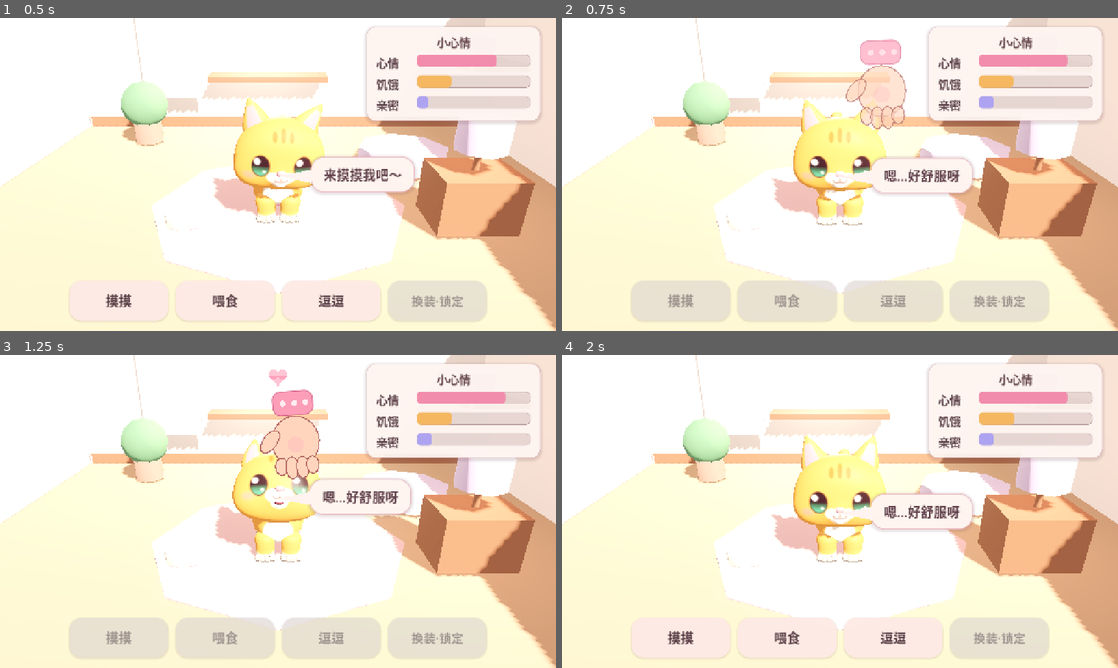
Above: before the commit, frames 1-4 (two rows, left to right).
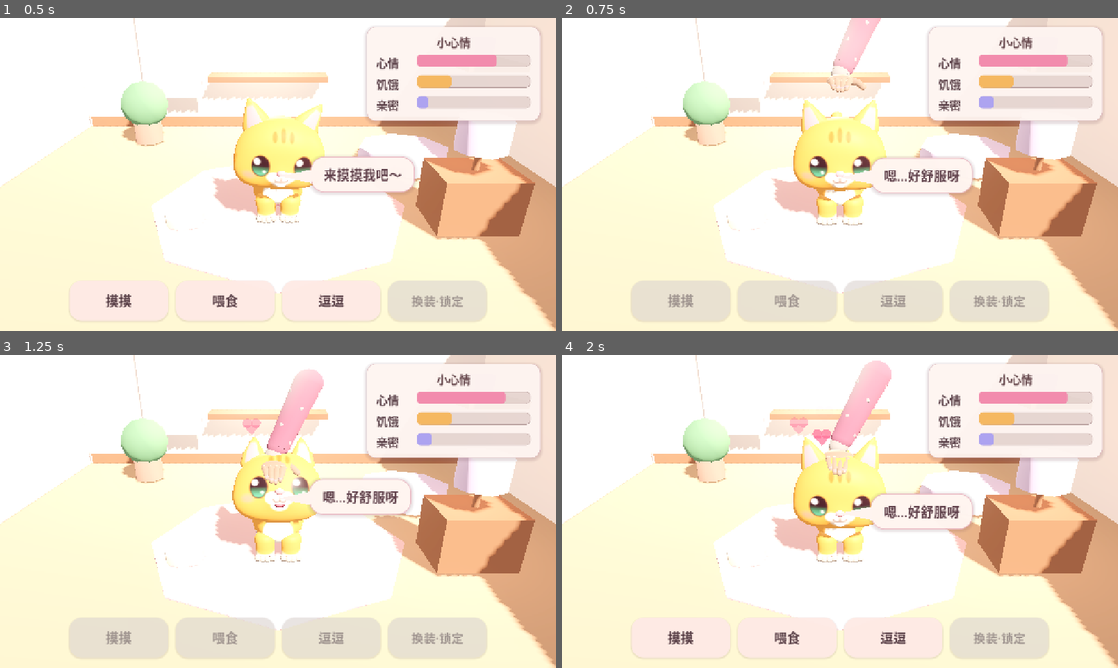
Above: after the commit, the same moments.

Repository: SkberLee/cute-cat-pet
Game: Godot game, scene res://scenes/main.tscn
Same seed, same stepped clock (60 frames per second), same inputs: the game is played once before the commit and once after it.
Inputs (mouse positions are in pixels of both pictures, inside the frame that each line leads up to):
- Up to frame 1 (0.5 s): no input
- Up to frame 2 (0.75 s): click "摸摸" at 0.5 s
- Up to frame 3 (1.25 s): no input
- Up to frame 4 (2 s): move the mouse to (962, 495) at 1.27 s; click (962, 495) at 1.42 s

Frame 1 is identical in both runs. In frame 2, 2.5% of the frame differs, in the area x 47-62%, y 0-36%; in frame 3, 3.4%, in the area x 38-59%, y 4-60%; in frame 4, 2.7%.

Commit message:
v0.2.5: refined 3D petting hand with natural stroke angle, refined felt toy mouse

Diff:
--- a/project.godot
+++ b/project.godot
@@ -5,7 +5,7 @@
 [application]
 
 config/name="治愈猫"
-config/version="0.2.4"
+config/version="0.2.5"
 config/description="送礼向轻养成电子宠物猫原型"
 run/main_scene="res://scenes/main.tscn"
 config/features=PackedStringArray("4.7", "Mobile")
--- a/scripts/cat_props.gd
+++ b/scripts/cat_props.gd
@@ -148,19 +148,7 @@
 				t.outer_radius = 0.118
 				_mi(ball, t, _mat(Color(0.97, 0.62, 0.82), 0.95), Vector3.ZERO, Vector3.ONE, Vector3(i * 1.0, i * 0.7, i * 0.4))
 		"mouse":
-			var m := Node3D.new()
-			m.name = "Spin"
-			m.scale = Vector3.ONE * 1.4
-			root.add_child(m)
-			var gm := _mat(Color(0.7, 0.68, 0.74), 0.85)
-			_mi(m, _sphere(0.1), gm, Vector3(0, 0.07, 0), Vector3(1.0, 0.75, 0.7))
-			_mi(m, _sphere(0.04), gm, Vector3(0.11, 0.06, 0), Vector3(1.1, 0.8, 0.8))
-			_mi(m, _sphere(0.035), _mat(Color(1.0, 0.6, 0.7)), Vector3(0.15, 0.065, 0))
-			_mi(m, _sphere(0.035), _mat(Color(1.0, 0.7, 0.78)), Vector3(0.07, 0.13, 0.055), Vector3(0.5, 1.0, 1.0))
-			_mi(m, _sphere(0.035), _mat(Color(1.0, 0.7, 0.78)), Vector3(0.07, 0.13, -0.055), Vector3(0.5, 1.0, 1.0))
-			_mi(m, _sphere(0.012), _mat(Color(0.1, 0.08, 0.1)), Vector3(0.135, 0.09, 0.03))
-			_mi(m, _sphere(0.012), _mat(Color(0.1, 0.08, 0.1)), Vector3(0.135, 0.09, -0.03))
-			_mi(m, _cyl(0.008, 0.012, 0.2), _mat(Color(1.0, 0.7, 0.78)), Vector3(-0.2, 0.04, 0), Vector3.ONE, Vector3(0, 0, PI / 2.0 - 0.3))
+			_build_mouse(root)
 		"laser":
 			var dot := _mi(root, _sphere(0.075), _mat(Color(0.95, 0.04, 0.1), 0.4, 1.3), Vector3(0, 0.012, 0), Vector3(1.0, 0.35, 1.0))
 			dot.name = "Dot"
@@ -172,3 +160,147 @@
 			l.position = Vector3(0, 0.1, 0)
 			root.add_child(l)
 	return root
+
+# ---------------------------------------------------------------- mouse model
+# Local frame: nose toward +X, tail toward -X, up = +Y, feet on y = 0.
+
+const MOUSE_X_REAR := -0.13
+const MOUSE_X_NOSE := 0.165
+const MOUSE_R := 0.088
+
+static func _mouse_r(x: float) -> float:
+	var t := clampf((x - MOUSE_X_REAR) / (MOUSE_X_NOSE - MOUSE_X_REAR), 0.0, 1.0)
+	return MOUSE_R * pow(maxf(sin(PI * pow(t, 0.72)), 0.0), 0.8)
+
+## Teardrop body of revolution around the X axis (smooth normals).
+static func _lathe_body(segs := 28, rings := 30) -> ArrayMesh:
+	var st := SurfaceTool.new()
+	st.begin(Mesh.PRIMITIVE_TRIANGLES)
+	for i in range(rings + 1):
+		var x := lerpf(MOUSE_X_REAR, MOUSE_X_NOSE, float(i) / rings)
+		var r := _mouse_r(x)
+		var dr := (_mouse_r(x + 0.002) - _mouse_r(x - 0.002)) / 0.004
+		for j in range(segs + 1):
+			var a := TAU * float(j) / segs
+			var n := Vector3(-dr, cos(a), sin(a)).normalized()
+			st.set_normal(n)
+			st.set_uv(Vector2(float(j) / segs, float(i) / rings))
+			st.add_vertex(Vector3(x, r * cos(a), r * sin(a)))
+	for i in rings:
+		for j in segs:
+			var i0 := i * (segs + 1) + j
+			var i1 := i0 + segs + 1
+			st.add_index(i0)
+			st.add_index(i1)
+			st.add_index(i0 + 1)
+			st.add_index(i0 + 1)
+			st.add_index(i1)
+			st.add_index(i1 + 1)
+	return st.commit()
+
+## Round tube swept along `pts` (radius tapers r0 -> r1).
+static func _tube(pts: Array, r0: float, r1: float, segs := 10) -> ArrayMesh:
+	var st := SurfaceTool.new()
+	st.begin(Mesh.PRIMITIVE_TRIANGLES)
+	var n := pts.size()
+	for i in n:
+		var p: Vector3 = pts[i]
+		var tan: Vector3 = ((pts[mini(i + 1, n - 1)] as Vector3) - (pts[maxi(i - 1, 0)] as Vector3)).normalized()
+		var side := tan.cross(Vector3(0, 0, 1))
+		if side.length() < 0.05:
+			side = tan.cross(Vector3(0, 1, 0))
+		side = side.normalized()
+		var up := side.cross(tan).normalized()
+		var r := lerpf(r0, r1, float(i) / (n - 1))
+		for j in range(segs + 1):
+			var a := TAU * float(j) / segs
+			var nn := (side * cos(a) + up * sin(a)).normalized()
+			st.set_normal(nn)
+			st.add_vertex(p + nn * r)
+	for i in n - 1:
+		for j in segs:
+			var i0 := i * (segs + 1) + j
+			var i1 := i0 + segs + 1
+			st.add_index(i0)
+			st.add_index(i1)
+			st.add_index(i0 + 1)
+			st.add_index(i0 + 1)
+			st.add_index(i1)
+			st.add_index(i1 + 1)
+	return st.commit()
+
+static func _build_mouse(root: Node3D) -> void:
+	var m := Node3D.new()
+	m.name = "Spin"
+	m.scale = Vector3.ONE * 1.9
+	root.add_child(m)
+	var felt := _mat(Color(0.64, 0.62, 0.74), 0.97)
+	var felt_light := _mat(Color(0.86, 0.84, 0.92), 0.97)
+	var pink := _mat(Color(1.0, 0.66, 0.76), 0.9)
+	var pink_soft := _mat(Color(1.0, 0.78, 0.84), 0.9)
+	var dark := _mat(Color(0.1, 0.08, 0.12), 0.25)
+	var thread := _mat(Color(0.5, 0.46, 0.58), 0.9)
+	var body_y := MOUSE_R * 0.84
+	var body := Node3D.new()
+	body.name = "Body"
+	body.position = Vector3(0, body_y, 0)
+	body.scale = Vector3(1.0, 0.84, 0.93)
+	m.add_child(body)
+	_mi(body, _lathe_body(), felt)
+	# lighter belly pillow
+	_mi(m, _sphere(0.06), felt_light, Vector3(0.0, 0.02, 0.0), Vector3(1.5, 0.42, 0.85))
+	# back seam: little cross-stitches along the spine
+	for i in 9:
+		var x := lerpf(-0.09, 0.09, i / 8.0)
+		var y := _mouse_r(x) * 0.84 + body_y - 0.001
+		_mi(m, _sphere(0.0065), thread, Vector3(x, y, 0.0), Vector3(1.6, 0.5, 0.55), Vector3(0, 0, 0.0))
+		_mi(m, _sphere(0.004), thread, Vector3(x, y + 0.001, 0.0), Vector3(0.5, 0.5, 1.9))
+	# rosy nose + tiny mouth bump
+	_mi(m, _sphere(0.02), pink, Vector3(MOUSE_X_NOSE - 0.004, body_y - 0.004, 0.0), Vector3(1.0, 0.9, 1.0))
+	# bead eyes with highlights
+	for sd in [-1.0, 1.0]:
+		var ex := 0.108
+		var ez: float = 0.047 * sd
+		var ey := body_y + 0.028
+		_mi(m, _sphere(0.0125), dark, Vector3(ex, ey, ez))
+		_mi(m, _sphere(0.0045), _mat(Color(1, 1, 1), 0.2, 0.8), Vector3(ex + 0.006, ey + 0.006, ez + 0.003 * sd))
+		# cheek blush
+		_mi(m, _sphere(0.016), _mat(Color(1.0, 0.7, 0.78), 0.9), Vector3(0.09, body_y - 0.012, 0.062 * sd), Vector3(0.6, 0.6, 0.35), Vector3(0, 0.3 * sd, 0))
+	# round ears with pink insides
+	for sd in [-1.0, 1.0]:
+		var ear := Node3D.new()
+		ear.position = Vector3(0.05, body_y + 0.058, 0.066 * sd)
+		ear.rotation = Vector3(0.28 * sd, -0.30 * sd, 0.0)
+		m.add_child(ear)
+		_mi(ear, _sphere(0.05), felt, Vector3(0, 0.03, 0), Vector3(1.0, 1.0, 0.28))
+		_mi(ear, _sphere(0.036), pink_soft, Vector3(0.0, 0.03, 0.0085 * sd), Vector3(1.0, 1.0, 0.25))
+	# whiskers
+	for sd in [-1.0, 1.0]:
+		for k in 3:
+			var w := Node3D.new()
+			w.position = Vector3(0.137, body_y - 0.004 + (k - 1) * 0.008, 0.026 * sd)
+			w.rotation = Vector3((k - 1) * 0.22 * sd, (-0.15 - 0.2 * k) * sd, 0.0)
+			m.add_child(w)
+			_mi(w, _cyl(0.0011, 0.0011, 0.09), _mat(Color(0.98, 0.96, 0.94), 0.5), Vector3(0, 0, 0.045 * sd), Vector3.ONE, Vector3(PI / 2.0, 0, 0))
+	# stubby paws
+	for fp in [Vector3(0.075, 0.0, 0.05), Vector3(0.075, 0.0, -0.05), Vector3(-0.055, 0.0, 0.055), Vector3(-0.055, 0.0, -0.055)]:
+		_mi(m, _sphere(0.026), pink, fp + Vector3(0.012, 0.014, 0.0), Vector3(1.3, 0.55, 0.9))
+	# curly tail (swept tube) with a rounded tip
+	var pts: Array = []
+	var pos := Vector3(MOUSE_X_REAR + 0.02, body_y - 0.02, 0.0)
+	var steps := 22
+	var length := 0.34
+	for i in steps + 1:
+		var s := float(i) / steps
+		pts.append(pos)
+		var phi := -0.25 + 3.4 * s * s            # heading: back, then curls up and forward
+		pos += Vector3(-cos(phi), sin(phi), 0.12 * sin(s * 9.0) * 0.06) * (length / steps)
+	m.add_child(_mi_node(_tube(pts, 0.0125, 0.0065), pink))
+	_mi(m, _sphere(0.0072), pink, pts[steps])
+
+static func _mi_node(mesh: Mesh, mat: Material) -> MeshInstance3D:
+	var mi := MeshInstance3D.new()
+	mi.mesh = mesh
+	mi.material_override = mat
+	mi.cast_shadow = GeometryInstance3D.SHADOW_CASTING_SETTING_OFF
+	return mi
--- /dev/null
+++ b/scripts/head_lean.gd
@@ -0,0 +1,24 @@
+# scripts/head_lean.gd
+## Skeleton modifier that adds a small extra head pitch on top of the animation
+## (used so the cat leans into the petting hand). `amount` 0..1, `pitch` radians at 1.
+class_name HeadLean
+extends SkeletonModifier3D
+
+var bone_name := "Head"
+var amount := 0.0
+var pitch := 0.10
+var roll := 0.0
+var _bone := -2
+
+func _process_modification_with_delta(_delta: float) -> void:
+	var sk := get_skeleton()
+	if sk == null or absf(amount) < 0.001:
+		return
+	if _bone == -2:
+		_bone = sk.find_bone(bone_name)
+	if _bone < 0:
+		return
+	var gp := sk.get_bone_global_pose(_bone)
+	var rot := Basis(Vector3.RIGHT, pitch * amount) * Basis(Vector3.FORWARD, roll * amount)
+	gp.basis = rot * gp.basis
+	sk.set_bone_global_pose(_bone, gp)
--- a/scripts/pet_hand.gd
+++ b/scripts/pet_hand.gd
@@ -8,6 +8,7 @@
 var _camera: Camera3D
 var _cat: Node3D
 var _hearts: Array = []
+var hand3d: PetHand3D
 
 func setup(camera: Camera3D, cat: Node3D) -> void:
 	_camera = camera
@@ -15,9 +16,12 @@
 	mouse_filter = Control.MOUSE_FILTER_IGNORE
 	set_anchors_preset(Control.PRESET_FULL_RECT)
 	visible = false
+	hand3d = PetHand3D.new()
+	hand3d.setup(cat)
 
 func play(duration: float) -> void:
-	_dur = maxf(duration, 0.8)
+	_dur = maxf(duration, 2.2)
+	hand3d.play(_dur)
 	_t = 0.0
 	_hearts.clear()
 	visible = true
@@ -58,10 +62,6 @@
 	var sweep := sin(phase)
 	var pos := p0 + Vector2(sweep * 1.3 * s, -1.25 * s + absf(cos(phase)) * 0.14 * s)
 	pos += Vector2(1.6 * s, -1.4 * s) * (1.0 - ease_v)   # slides in from upper right
-	var tilt := -0.18 + 0.22 * sweep
-	draw_set_transform(pos, tilt, Vector2.ONE)
-	_draw_hand(s * 0.56, ease_v)
-	draw_set_transform(Vector2.ZERO, 0.0, Vector2.ONE)
 	# floating hearts
 	var n := int(_t / 0.35)
 	for i in n:
@@ -69,8 +69,8 @@
 		var age := _t - born
 		if age > 1.1:
 			continue
-		var hx := p0.x + sin(float(i) * 2.3) * 1.4 * s
-		var hy := p0.y - 2.6 * s - age * 1.2 * s
+		var hx := p0.x - 0.9 * s + sin(float(i) * 2.3) * 0.5 * s
+		var hy := p0.y - 1.0 * s - age * 1.1 * s
 		_heart(Vector2(hx, hy), 0.30 * s, Color(1.0, 0.45, 0.6, clampf(1.1 - age, 0.0, 1.0)))
 
 func _heart(c: Vector2, r: float, col: Color) -> void:
--- /dev/null
+++ b/scripts/pet_hand_3d.gd
@@ -0,0 +1,237 @@
+# scripts/pet_hand_3d.gd
+## A refined cartoon hand (procedural 3D mesh) that strokes the cat's head.
+## Hand-local frame: fingers point -Z, back of the hand is +Y, thumb on -X.
+## The rig lives in the cat's local frame (+Z = the way the cat faces), so the
+## hand always reaches in from the cat's front/above, palm down, fingers along
+## the cat's back, and strokes forehead -> neck.
+class_name PetHand3D
+extends Node3D
+
+const SKIN := Color(1.0, 0.80, 0.69)
+const SKIN_SHADE := Color(0.98, 0.66, 0.58)
+const SLEEVE := Color(0.99, 0.58, 0.72)
+const CUFF := Color(1.0, 0.96, 0.94)
+
+var _cat: Node3D
+var _rig: Node3D
+var _hand: Node3D
+var _lean: HeadLean
+var _t := -1.0
+var _dur := 2.4
+var _lean_v := 0.0
+# Tunables (cat-local metres, relative to Cat.get_head_point()).
+var z_forehead := 0.02     # palm-centre offsets from the Head bone (cat-local Z)
+var z_neck := -0.02
+var hand_scale := 1.3
+var _fwd := 1.0      # +1: fingers point to the cat's front (arm comes from behind), -1: mirrored
+
+func setup(cat: Node3D) -> void:
+	_cat = cat
+	name = "PetHand3D"
+	visible = false
+	cat.add_child(self)
+	_build()
+	var sk: Skeleton3D = null
+	if cat.get("_jaw_skel") != null:
+		sk = cat.get("_jaw_skel")
+	if sk:
+		_lean = HeadLean.new()
+		_lean.name = "HeadLean"
+		sk.add_child(_lean)
+
+func play(duration: float) -> void:
+	_dur = maxf(duration, 2.2)
+	_t = 0.0
+	visible = true
+	# Reach in from the side away from the camera so the back of the hand and the
+	# fingers are always readable (the sleeve then rises up and out of frame).
+	_fwd = 1.0
+	var cam := get_viewport().get_camera_3d()
+	if cam and _cat:
+		_fwd = 1.0 if _cat.to_local(cam.global_position).z >= 0.0 else -1.0
+
+func is_playing() -> bool:
+	return _t >= 0.0
+
+func stop() -> void:
+	_t = -1.0
+	visible = false
+	if _lean:
+		_lean.amount = 0.0
+
+# --- materials / mesh helpers ------------------------------------------------
+static func _mat(c: Color, rough := 0.65, rim := 0.0) -> StandardMaterial3D:
+	var m := StandardMaterial3D.new()
+	m.albedo_color = Color(c.r * 0.62, c.g * 0.62, c.b * 0.62, c.a)
+	m.roughness = rough
+	if rim > 0.0:
+		m.rim_enabled = true
+		m.rim = rim
+		m.rim_tint = 0.6
+	return m
+
+static func _mi(parent: Node, mesh: Mesh, mat: Material, pos := Vector3.ZERO, scl := Vector3.ONE) -> MeshInstance3D:
+	var mi := MeshInstance3D.new()
+	mi.mesh = mesh
+	mi.material_override = mat
+	mi.position = pos
+	mi.scale = scl
+	mi.cast_shadow = GeometryInstance3D.SHADOW_CASTING_SETTING_OFF
+	parent.add_child(mi)
+	return mi
+
+static func _sph(r: float) -> SphereMesh:
+	var s := SphereMesh.new()
+	s.radius = r
+	s.height = r * 2.0
+	s.radial_segments = 20
+	s.rings = 10
+	return s
+
+## Tapered limb between a and b (cylinder + end spheres => smooth soft joints).
+static func _limb(parent: Node, a: Vector3, b: Vector3, r0: float, r1: float, mat: Material) -> void:
+	var d := b - a
+	var len := d.length()
+	if len < 0.0001:
+		return
+	var cyl := CylinderMesh.new()
+	cyl.bottom_radius = r0
+	cyl.top_radius = r1
+	cyl.height = len
+	cyl.radial_segments = 20
+	cyl.rings = 1
+	var mi := _mi(parent, cyl, mat, (a + b) * 0.5)
+	mi.basis = Basis(Quaternion(Vector3.UP, d.normalized()))
+	_mi(parent, _sph(r0), mat, a)
+	_mi(parent, _sph(r1), mat, b)
+
+func _build() -> void:
+	_rig = Node3D.new()
+	_rig.name = "Rig"
+	add_child(_rig)
+	_hand = Node3D.new()
+	_hand.name = "Hand"
+	_rig.add_child(_hand)
+	var skin := _mat(SKIN, 0.62, 0.35)
+	var shade := _mat(SKIN_SHADE, 0.7)
+	var nail := _mat(Color(1.0, 0.86, 0.88), 0.35)
+	# --- palm (soft pillow) + back-of-hand highlight
+	_mi(_hand, _sph(0.09), skin, Vector3(0, 0, 0), Vector3(0.98, 0.42, 0.94))
+	_mi(_hand, _sph(0.06), shade, Vector3(0, -0.012, 0.0), Vector3(1.2, 0.3, 1.1))   # underside shade
+	# --- four fingers: 3 phalanges each, slight fan + curl, knuckle spheres
+	var fx := [-0.058, -0.019, 0.019, 0.056]
+	var flen := [0.118, 0.135, 0.124, 0.098]
+	var splay := [0.16, 0.05, -0.05, -0.17]
+	for i in 4:
+		var base := Vector3(fx[i], 0.004, -0.058)
+		var dir := Vector3(sin(splay[i]), 0.0, -cos(splay[i]))
+		var seg := [0.44, 0.31, 0.25]
+		var curl := [-0.10, -0.32, -0.45]
+		var p := base
+		var r := 0.0215 if i < 3 else 0.0195
+		var rr := r
+		for s in 3:
+			var dd := (Basis(Vector3.RIGHT, curl[s]) * dir).normalized()
+			var q: Vector3 = p + dd * float(flen[i]) * float(seg[s])
+			var r2 := rr * (0.90 if s < 2 else 0.84)
+			_limb(_hand, p, q, rr, r2, skin)
+			p = q
+			rr = r2
+		# nail on the back of the tip
+		var tipdir := (Basis(Vector3.RIGHT, -0.45) * dir).normalized()
+		var nl := _mi(_hand, _sph(0.0125), nail, p - tipdir * 0.006 + Vector3(0, rr * 0.86, 0), Vector3(0.95, 0.34, 1.35))
+		nl.rotation.x = -0.45
+		# knuckle bump on the back
+		_mi(_hand, _sph(0.016), skin, base + Vector3(0, 0.014, -0.004), Vector3(1.0, 0.7, 1.0))
+	# --- thumb (two phalanges, angled out and down)
+	var tb := Vector3(-0.072, -0.004, 0.012)
+	var t1 := tb + Vector3(-0.045, -0.006, -0.035)
+	var t2 := t1 + Vector3(-0.030, -0.018, -0.040)
+	_limb(_hand, tb, t1, 0.027, 0.0235, skin)
+	_limb(_hand, t1, t2, 0.0235, 0.0205, skin)
+	var tn := _mi(_hand, _sph(0.0105), nail, t2 + Vector3(0.002, 0.014, 0.004), Vector3(0.95, 0.32, 1.25))
+	tn.rotation = Vector3(-0.5, 0.6, 0.0)
+	# --- wrist + sleeve cuff rising up/toward the viewer (+Z)
+	var arm_dir := Vector3(-0.5, 1.0, 0.55).normalized()
+	var wrist := Vector3(0.0, 0.004, 0.085)
+	wrist.x = 0.01
+	var cuff_a := wrist + arm_dir * 0.035
+	var cuff_b := cuff_a + arm_dir * 0.06
+	_limb(_hand, wrist - arm_dir * 0.02, cuff_a, 0.046, 0.048, skin)
+	_limb(_hand, cuff_a, cuff_b, 0.062, 0.062, _mat(CUFF, 0.9))
+	var ring := TorusMesh.new()
+	ring.inner_radius = 0.058
+	ring.outer_radius = 0.07
+	var rm := _mi(_hand, ring, _mat(Color(0.93, 0.45, 0.62), 0.9), cuff_b)
+	rm.basis = Basis(Quaternion(Vector3.UP, arm_dir))
+	var sleeve_end := cuff_b + arm_dir * 0.5
+	_limb(_hand, cuff_b, sleeve_end, 0.074, 0.098, _mat(SLEEVE, 0.95))
+	# polka dots on the sleeve
+	var ux := arm_dir.cross(Vector3.UP).normalized()
+	var uy := arm_dir.cross(ux).normalized()
+	for k in 9:
+		var along := 0.05 + k * 0.05
+		var ang := k * 2.4
+		var center := cuff_b + arm_dir * along
+		var radial := (ux * cos(ang) + uy * sin(ang)).normalized()
+		var rad := lerpf(0.074, 0.098, along / 0.5) * 0.985
+		var p0 := center + radial * rad
+		var dot := _mi(_hand, _sph(0.0125), _mat(Color(1, 0.95, 0.96), 0.9), p0)
+		dot.basis = Basis.looking_at(radial, arm_dir) * Basis.from_scale(Vector3(1, 1, 0.35))
+
+func _process(delta: float) -> void:
+	if _t < 0.0 or _cat == null:
+		return
+	_t += delta
+	if _t >= _dur:
+		stop()
+		return
+	# head anchor in cat-local space
+	var head: Vector3 = _cat.to_local(_cat.get_head_point()) - Vector3(0.0, 0.34, 0.0)   # Head bone
+	var enter := clampf(_t / 0.45, 0.0, 1.0)
+	var leave := clampf((_dur - _t) / 0.4, 0.0, 1.0)
+	var vis := minf(enter, leave)
+	var ev := vis * vis * (3.0 - 2.0 * vis)
+	var stroke_t := clampf((_t - 0.35) / maxf(_dur - 0.75, 0.1), 0.0, 1.0)
+	var passes := maxi(2, roundi((_dur - 0.75) / 0.85))
+	var u := fposmod(stroke_t * float(passes), 1.0)
+	var z := 0.0
+	var lift := 0.0
+	var press := 0.0
+	if u < 0.74:
+		var s := u / 0.74
+		var e := s * s * (3.0 - 2.0 * s)
+		z = lerpf(z_forehead, z_neck, e)
+		press = smoothstep(0.0, 0.12, s) * smoothstep(1.0, 0.86, s)
+	else:
+		var r := (u - 0.74) / 0.26
+		var e2 := r * r * (3.0 - 2.0 * r)
+		z = lerpf(z_neck, z_forehead, e2)
+		lift = sin(r * PI) * 0.045
+	if stroke_t <= 0.0 or stroke_t >= 1.0:
+		press *= 0.4
+	var away := (1.0 - ev)
+	var dz := z - 0.03
+	var top := 0.47 - 1.6 * dz * dz     # dome height above the Head bone at this Z
+	z *= _fwd
+	# Follow the head: anchor on the midpoint between the ear bones (they ride the Head bone,
+	# so the hand tracks the head's nod/tilt while the dome height stays right).
+	var anchor := Vector3(0.0, head.y + 0.47, head.z)
+	if _lean and _lean.get_skeleton():
+		var sk := _lean.get_skeleton()
+		var el := sk.find_bone("Ear_L")
+		var er := sk.find_bone("Ear_R")
+		if el >= 0 and er >= 0:
+			var m := (sk.get_bone_global_pose(el).origin + sk.get_bone_global_pose(er).origin) * 0.5
+			anchor = _cat.global_transform.affine_inverse() * (sk.global_transform * m)
+	var local := Vector3(sway_x(press), (top - 0.47) + 0.045 + lift - 0.016 * press, z)
+	var pos := Vector3(anchor.x, anchor.y, head.z) + local + Vector3(0.0, 0.42, -0.34 * _fwd) * away
+	var eul := Basis.from_euler(Vector3(-0.05 - 0.10 * press + 0.12 * away, PI if _fwd > 0.0 else 0.0, 0.05 * sin(_t * 5.0) * press))
+	_rig.transform = Transform3D(eul * Basis.from_scale(Vector3.ONE * hand_scale), pos)
+	_hand.scale = Vector3(1.0 + 0.03 * press, 1.0 - 0.10 * press, 1.0)
+	_lean_v = lerpf(_lean_v, press * ev, clampf(delta * 10.0, 0.0, 1.0))
+	if _lean:
+		_lean.amount = _lean_v
+
+func sway_x(press: float) -> float:
+	return 0.035 * sin(_t * 7.0) * press    # little rubbing wiggle so the stroke reads from the front
--- a/tools/shot.gd
+++ b/tools/shot.gd
@@ -41,6 +41,13 @@
 			cat._cooldown = 0.0
 			main.get_node("UI")._on_pet()
 			wait = float(opts.get("t", "0.75"))
+		"zoompet":
+			main.get_node("UI")._enter_zoom()
+			for i in 40:
+				await process_frame
+			cat._cooldown = 0.0
+			main.get_node("UI")._on_pet()
+			wait = float(opts.get("t", "0.9"))
 		"pickfeed":
 			main.get_node("UI")._on_feed()
 			wait = 0.3
@@ -55,6 +62,13 @@
 				await process_frame
 				guard += 0.016
 			wait = float(opts.get("t", "0.7"))
+		"mouseshow":   # static toy mouse placed in front of the cat (use cam=/look= with rel=1)
+			cat.set_autonomy_paused(true)
+			var mo: Node3D = load("res://scripts/cat_props.gd").make_toy("mouse")
+			main.add_child(mo)
+			mo.global_position = cat.global_position + Vector3(0.0, 0.0, 0.0) + Vector3(float(opts.get("mx", "1.0")), 0.0, 0.0)
+			mo.rotation.y = float(opts.get("my", "0.5"))
+			wait = 0.3
 		"toy":
 			cat._cooldown = 0.0
 			cat.do_play(opts.get("toy", "wand"))
Not shown, changed: export_presets.cfg
Binary file added: screenshots/v025_mouse_closeup_front.png
Not shown, added: screenshots/v025_mouse_closeup_front.png.import
Binary file added: screenshots/v025_mouse_closeup_side.png
Not shown, added: screenshots/v025_mouse_closeup_side.png.import
Binary file added: screenshots/v025_pet_hand_closeup.png
Not shown, added: screenshots/v025_pet_hand_closeup.png.import
Binary file added: screenshots/v025_pet_hand_landscape_t0.8.png
Not shown, added: screenshots/v025_pet_hand_landscape_t0.8.png.import
Binary file added: screenshots/v025_pet_hand_landscape_t1.3.png
Not shown, added: screenshots/v025_pet_hand_landscape_t1.3.png.import
Binary file added: screenshots/v025_pet_hand_portrait_t0.6.png
(and 18 more such lines)
